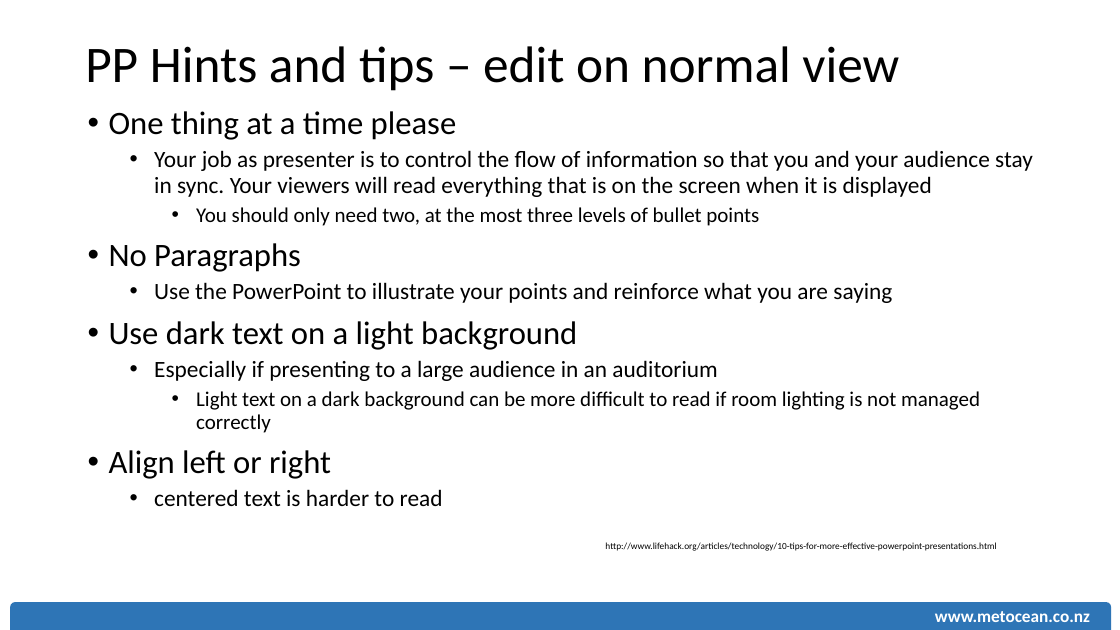
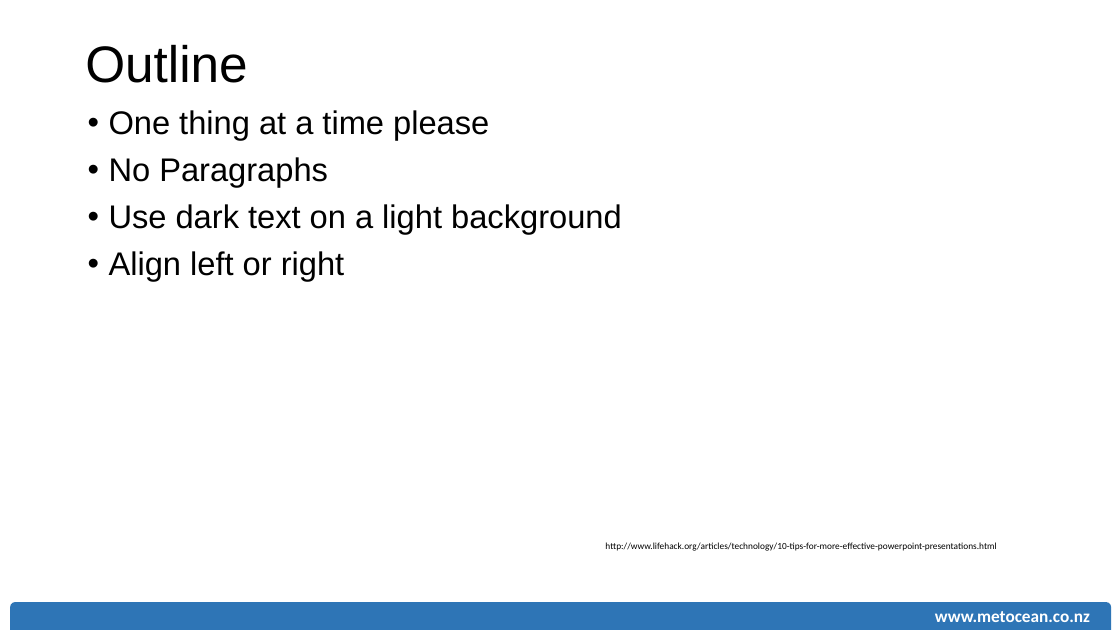
Before and after one commit to rsoutelino/CeP2015, a slide deck: slide 2 of soutelino_MSL_CeP2015.pptx. Drawn at 1120x630 pixels with LibreOffice and Linux fonts; fonts in the diff are those of the drawing. Boxes give left, top, right and bottom in pixels: in the first picture for what was removed or moved away, otherwise in the second. Text is boxed around its words. In the diff, an @@ line names an element or a change of style, - is before the commit and + after.

Commit message:
WIP

```diff
--- a/soutelino_MSL_CeP2015.pptx
+++ b/soutelino_MSL_CeP2015.pptx
@@ text at (85, 44, 247, 83): text changed; font Calibri to Arial @@
-PP Hints and tips – edit on normal view
+Outline
@@ text "One thing at a time ..." at (109, 110, 622, 281): font Calibri to Arial @@
@@ text at (154, 150, 1033, 226): paragraphs removed @@
-    • Your job as presenter is to control the flow of information so that you and your audience stay in sync. Your viewers will read everything that is on the screen when it is displayed
-        • You should only need two, at the most three levels of bullet points
@@ text at (154, 282, 892, 303): paragraph removed @@
-    • Use the PowerPoint to illustrate your points and reinforce what you are saying
@@ text at (154, 360, 980, 433): paragraphs removed @@
-    • Especially if presenting to a large audience in an auditorium
-      • Light text on a dark background can be more difficult to read if room lighting is not managed correctly
@@ text at (154, 489, 443, 506): paragraph removed @@
-    • centered text is harder to read
```
Also in this commit, not shown: 3 other slides changed, 11 slides added, 1 slide removed.
